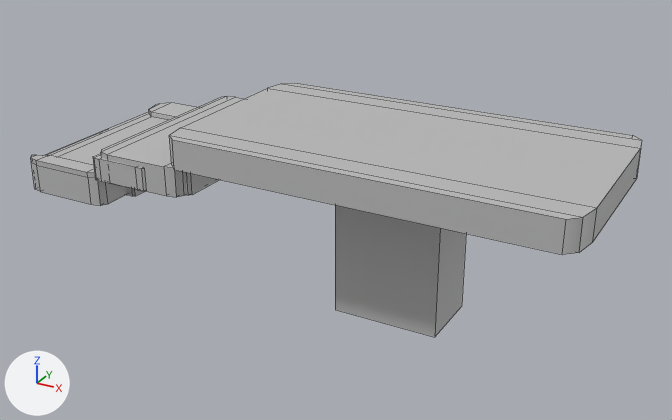
The FBX model Assets/M_Assets/Environment_Assets/Metal_Bridge_Stairs.fbx as it was, and as the next commit left it.
Camera for both pictures: a 50 mm camera at (2.834, -6.256, 4.342) aimed at (-0.644, 0.068, 1.18). Every picture has the same lights, and +X, +Y and +Z are marked at lower left. Mesh edges are drawn as thin lines. Where no turn or scale is listed for an object, it has been applied to the vertices.

The scene before the commit, as lines of its bpy script (objects in view):
```python
me_mesh = bpy.data.meshes.new('Mesh')
me_mesh.from_pydata(...)  # 218 vertices, 184 faces; spans x -2.45..2.45, y -0.94..0.94, z -0.75..0.75
me_mesh.materials.append(mat_lambert1)  # grey #bcbcbc
ob_metal_bridge_stairs = bpy.data.objects.new('Metal_Bridge_Stairs', me_mesh)
ob_metal_bridge_stairs.location = (-0.79, 0.0, 1.205)
```
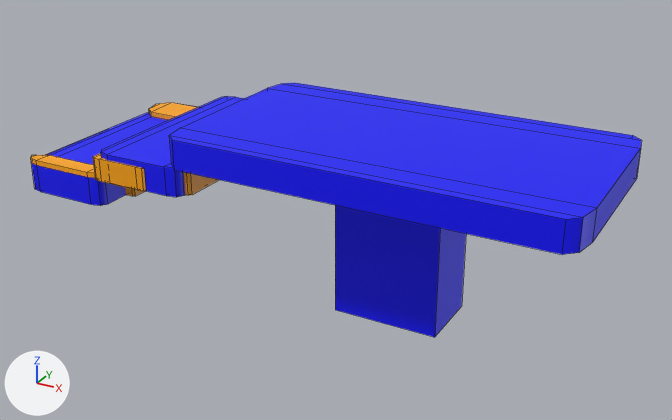
What the commit changed:
Material 'ORange' (mat_orange) is new.
Its base color is (1.0, 0.385, 0.0) (orange #ffa700).
Material 'blue' (mat_blue) is new.
Its base color is (0.0, 0.0, 1.0) (blue #0000ff).
me_mesh is used by ob_metal_bridge_stairs; location (-0.79, 0.0, 1.205).
me_mesh had 218 vertices, 184 faces and spanned x -2.45..2.45, y -0.94..0.94, z -0.75..0.75.
me_mesh now has 229 vertices, 195 faces and spans x -2.45..2.45, y -0.94..0.94, z -0.75..0.75.
Part 1, on me_mesh:
7 faces are deleted.
11 vertices are added at x -2.36..-1.67, y 0.61..0.94, z 0.03..0.33.
7 new faces join them, mat_orange (orange #ffa700).
11 new faces join them, mat_lambert1 (grey #bcbcbc).
me_mesh part 2: 100 faces spanning x -2.45..-0.68, y -0.94..0.94, z 0.02..0.47 switch from mat_lambert1 (grey #bcbcbc) to mat_orange (orange #ffa700).
me_mesh part 3: 72 faces spanning x -2.36..2.45, y -0.92..0.91, z -0.75..0.75 switch from mat_lambert1 (grey #bcbcbc) to mat_blue (blue #0000ff).

Location of each change, [x1, y1, x2, y2] in pixels of the pictures (672 x 420 px):
part 1 of me_mesh, built on: before [149, 103, 170, 112]; after [149, 103, 194, 112]
part 2 of me_mesh, recoloured (grey to orange): [31, 103, 218, 196] in both
part 3 of me_mesh, recoloured (grey to blue): [31, 83, 642, 337] in both
